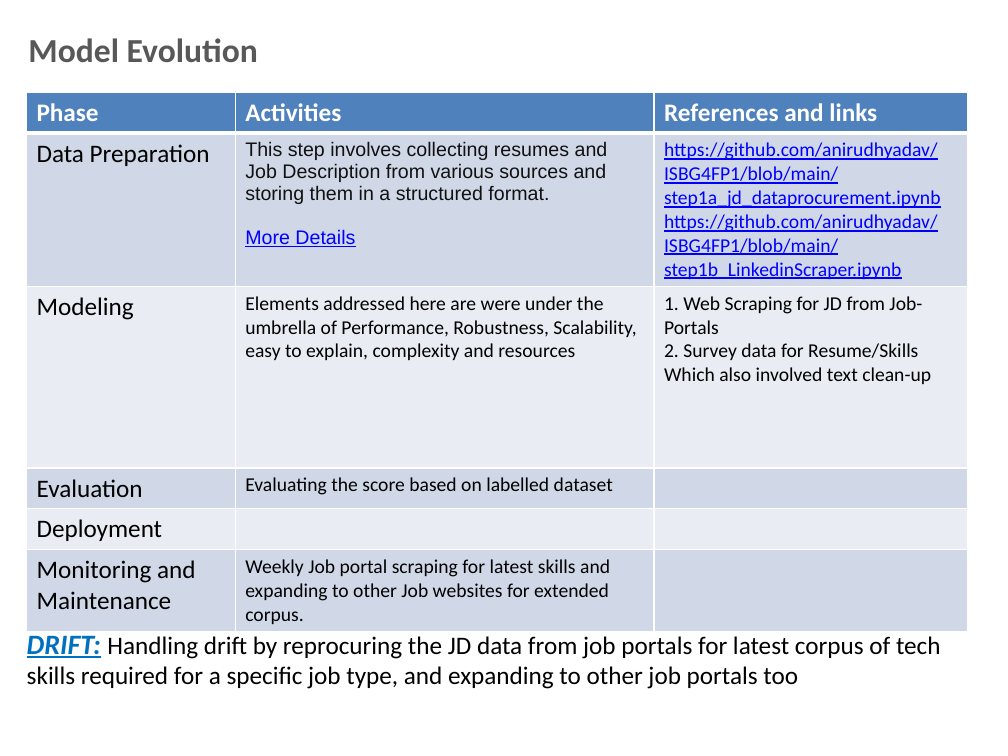
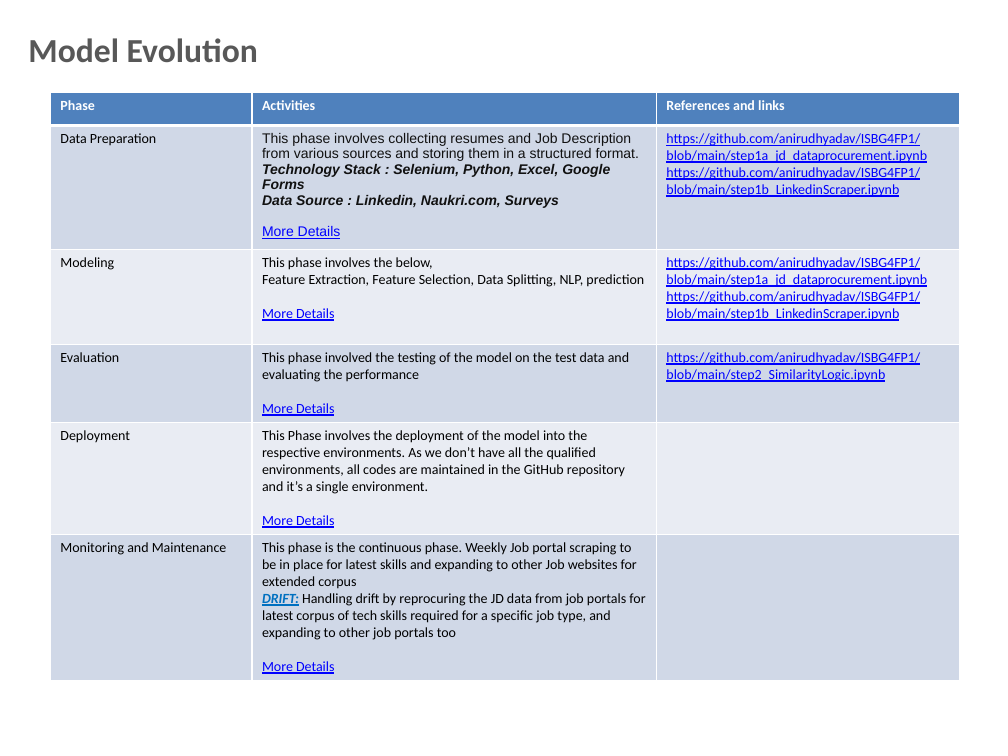
Before and after one commit to anirudhyadav/ISBG4FP1, a slide deck: slide 7 of Foundation_Project_G4__Final_Review_Trending_Jobs.pptx. Drawn at 1008x756 pixels with LibreOffice and Linux fonts; fonts in the diff are those of the drawing; background and template pictures are left out. Boxes give left, top, right and bottom in pixels: in the first picture for what was removed or moved away, otherwise in the second. Text is boxed around its words. In the diff, an @@ line names an element or a change of style, - is before the commit and + after.

Commit message:
Prediction submission

```diff
--- a/Foundation_Project_G4__Final_Review_Trending_Jobs.pptx
+++ b/Foundation_Project_G4__Final_Review_Trending_Jobs.pptx
@@ table at (x1=50, y1=93, x2=960, y2=678) @@
-row 2, column 2: This step involves collecting resumes and Job Description from various sources and storing them in a structured format. / More Details
+row 2, column 2: This phase involves collecting resumes and Job Description from various sources and storing them in a structured format. / Technology Stack : Selenium, Python, Excel, Google Forms / Data Source : Linkedin, Naukri.com, Surveys / More Details
-row 3, column 2: Elements addressed here are were under the umbrella of Performance, Robustness, Scalability, easy to explain, complexity and resources
+row 3, column 2: This phase involves the below, / Feature Extraction, Feature Selection, Data Splitting, NLP, prediction / More Details
-row 3, column 3: 1. Web Scraping for JD from Job-Portals 2. Survey data for Resume/Skills / Which also involved text clean-up
+row 3, column 3: https://github.com/anirudhyadav/ISBG4FP1/blob/main/step1a_jd_dataprocurement.ipynb / https://github.com/anirudhyadav/ISBG4FP1/blob/main/step1b_LinkedinScraper.ipynb
-row 4, column 2: Evaluating the score based on labelled dataset
+row 4, column 2: This phase involved the testing of the model on the test data and evaluating the performance / More Details
-row 4, column 3: 
+row 4, column 3: https://github.com/anirudhyadav/ISBG4FP1/blob/main/step2_SimilarityLogic.ipynb
-row 5, column 2: 
+row 5, column 2: This Phase involves the deployment of the model into the respective environments. As we don’t have all the qualified environments, all codes are maintained in the GitHub repository and it’s a single environment. / More Details
-row 6, column 2: Weekly Job portal scraping for latest skills and expanding to other Job websites for extended corpus.
+row 6, column 2: This phase is the continuous phase. Weekly Job portal scraping to be in place for latest skills and expanding to other Job websites for extended corpus / DRIFT: Handling drift by reprocuring the JD data from job portals for latest corpus of tech skills required for a specific job type, and expanding to other job portals too / More Details
@@ size 18 to 10 pt in "Phase", "Activities", "References and links", "Data Preparation" and 4 more places @@
@@ size 14 to 10 pt in "https://github.com/anirudhyadav/ISBG4FP1/blob/main/step1a_jd ...", "https://github.com/anirudhyadav/ISBG4FP1/blob/main/step1b_Li ..." @@
@@ table resized from (x1=26, y1=93, x2=967, y2=628) to (x1=50, y1=93, x2=960, y2=678) @@
@@ text removed at (x1=27, y1=630, x2=941, y2=689) @@
-DRIFT: Handling drift by reprocuring the JD data from job portals for latest corpus of tech skills required for a specific job type, and expanding to other job portals too
```
Also in this commit, not shown: 5 other slides changed, 5 slides added, 2 slides removed, 2 other files.
